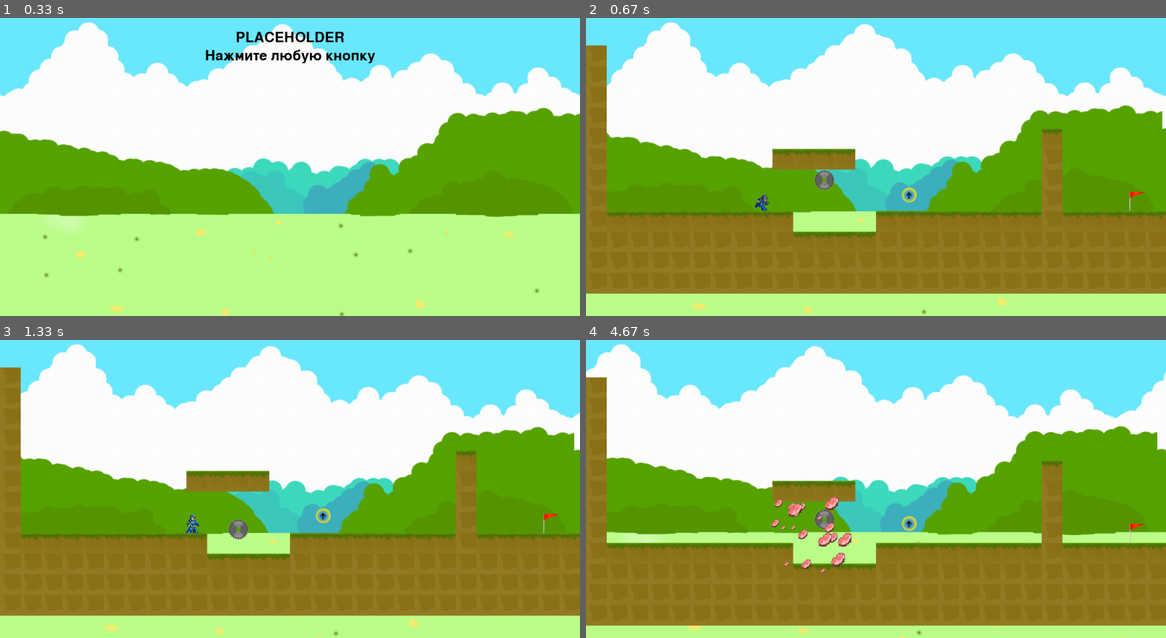
Above: before the commit, frames 1-4 (two rows, left to right).
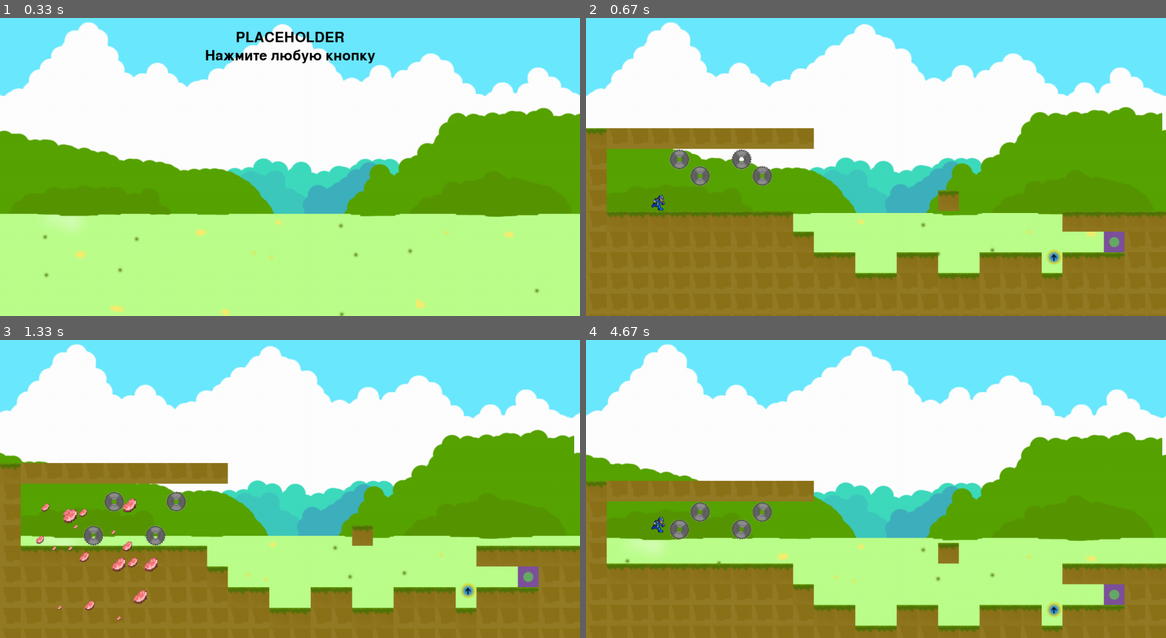
Above: after the commit, the same moments.

Repository: ArtemST2006/pygame-project
Game: pygame game, started from testyurself.py
Same seed, same stepped clock (60 frames per second), same inputs: the game is played once before the commit and once after it.
Inputs:
- Up to frame 1 (0.33 s): no input
- Up to frame 2 (0.67 s): hold Right from 0.33 s (still down)
- Up to frame 3 (1.33 s): release Right at 0.8 s; tap Space at 0.83 s
- Up to frame 4 (4.67 s): tap Space at 1.73, 2.03, 2.3, 2.6, 2.73, 3.03, 3.9, 4.2, 4.4 s; hold Left 2.23-2.63 s; hold Right 2.67-3.3 s; hold Right from 4.33 s (still down)

Frame 1 is identical in both runs. In frame 2, 24% of the frame differs, in the area x 0-100%, y 9-100%; in frame 3, 29%; in frame 4, 38%, in the area x 0-100%, y 1-100%.

Commit message:
new levels

Diff:
--- /dev/null
+++ b/data/level3.txt
@@ -0,0 +1,11 @@
+
+###########
+#   %  %                                    #
+#                                           #
+#@   %  %        #                   !      #
+##########             ######################
+###########              &###################
+#############  ##  ###5######################
+#############################################
+#############################################
+#############################################
--- a/testyurself.py
+++ b/testyurself.py
@@ -83,60 +83,62 @@
 def generate_level(level):
     #  создаём карту
     level.reverse()
-    hero_y = len(level) - check_hero(level)
     new_player, x, y = None, None, None
-    for y in range(len(level)):
-        for x in range(len(level[y])):
-            if level[y][x] == '@':
-                new_player = Player(x * 50, 750 - (y * 50))
-
-            elif level[y][x] == '#':
-                try:
-                    if level[y + 1][x] != '#' or level[y + 1][x] == '*':
-                        Platform(x * 50, 750 - (y * 50), 'trava')
-                    else:
+    try:
+        for y in range(len(level)):
+            for x in range(len(level[y])):
+                if level[y][x] == '@':
+                    new_player = Player(x * 50, 750 - (y * 50))
+
+                elif level[y][x] == '#':
+                    try:
+                        if level[y + 1][x] != '#' or level[y + 1][x] == '*':
+                            Platform(x * 50, 750 - (y * 50), 'trava')
+                        else:
+                            Platform(x * 50, 750 - (y * 50), 'zelma')
+                    except Exception:
                         Platform(x * 50, 750 - (y * 50), 'zelma')
-                except Exception:
-                    Platform(x * 50, 750 - (y * 50), 'zelma')
-
-            elif level[y][x] == '*':
-                Obstacles('ship', x * 50, 750 - (y * 50))
-
-            elif level[y][x] == '!':
-                EnemyZombie(x * 50, 750 - (y * 50))
-
-            elif level[y][x] == '0':
-                EnemyBublic(x * 50, 750 - (y * 50))
-
-            elif level[y][x] == '+':
-                Win(x * 50, 750 - (y * 50))
-
-            elif level[y][x] == '5':
-                Gain(x * 50, 750 - (y * 50), level[y][x])
-
-            elif level[y][x] == '1':
-                Star(x * 50, 750 - (y * 50), level[y][x])
-
-            elif level[y][x] == '&':
-                try:
-                    if level[y][x - 1] == '#':
-                        EnemyPush(x * 50, 750 - (y * 50), 'right')
-                    else:
-                        EnemyPush(x * 50, 750 - (y * 50), 'left')
-                except Exception:
-                    pass
-
-            elif level[y][x] == '^':
-                try:
-                    if level[y + 1][x] == '#':
-                        EnemyPush(x * 50, 750 - (y * 50), 'botton')
-                    else:
-                        EnemyPush(x * 50, 750 - (y * 50), 'top')
-                except Exception:
-                    pass
-
-            elif level[y][x] == '%':
-                CircularSaw(x * 50, 750 - (y * 50))
+
+                elif level[y][x] == '*':
+                    Obstacles('ship', x * 50, 750 - (y * 50))
+
+                elif level[y][x] == '!':
+                    EnemyZombie(x * 50, 750 - (y * 50))
+
+                elif level[y][x] == '0':
+                    EnemyBublic(x * 50, 750 - (y * 50))
+
+                elif level[y][x] == '+':
+                    Win(x * 50, 750 - (y * 50))
+
+                elif level[y][x] == '5':
+                    Gain(x * 50, 750 - (y * 50), level[y][x])
+
+                elif level[y][x] == '1':
+                    Star(x * 50, 750 - (y * 50), level[y][x])
+
+                elif level[y][x] == '&':
+                    try:
+                        if level[y][x - 1] == '#':
+                            EnemyPush(x * 50, 750 - (y * 50), 'right')
+                        else:
+                            EnemyPush(x * 50, 750 - (y * 50), 'left')
+                    except Exception:
+                        pass
+
+                elif level[y][x] == '^':
+                    try:
+                        if level[y + 1][x] == '#':
+                            EnemyPush(x * 50, 750 - (y * 50), 'botton')
+                        else:
+                            EnemyPush(x * 50, 750 - (y * 50), 'top')
+                    except Exception:
+                        pass
+
+                elif level[y][x] == '%':
+                    CircularSaw(x * 50, 750 - (y * 50))
+    except Exception:
+        pass
 
 
     return new_player, x, y, len(max(level, key=len))
@@ -639,7 +641,7 @@
     game_won = load_sound_little('sounds/game-won.ogg')
     play_music(1)
 
-    LEVELS = ["test_map.txt", "map.txt"]
+    LEVELS = ['level3.txt', "test_map.txt", "map.txt"]
     BLOCK = {'ship': 'ship.png', 'trava': 'trava.png',
              'zelma': 'zelma.png', '5': 'gain/big_jump.png',
              '1': 'star.png', 'push': 'pusha/push.png',
Not shown, added: dist/testyurself.exe
